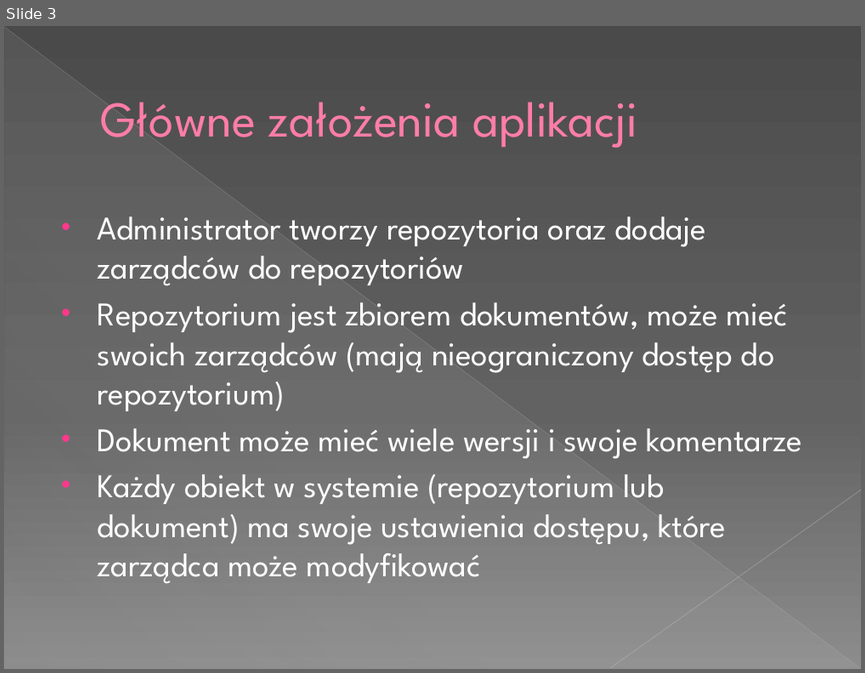
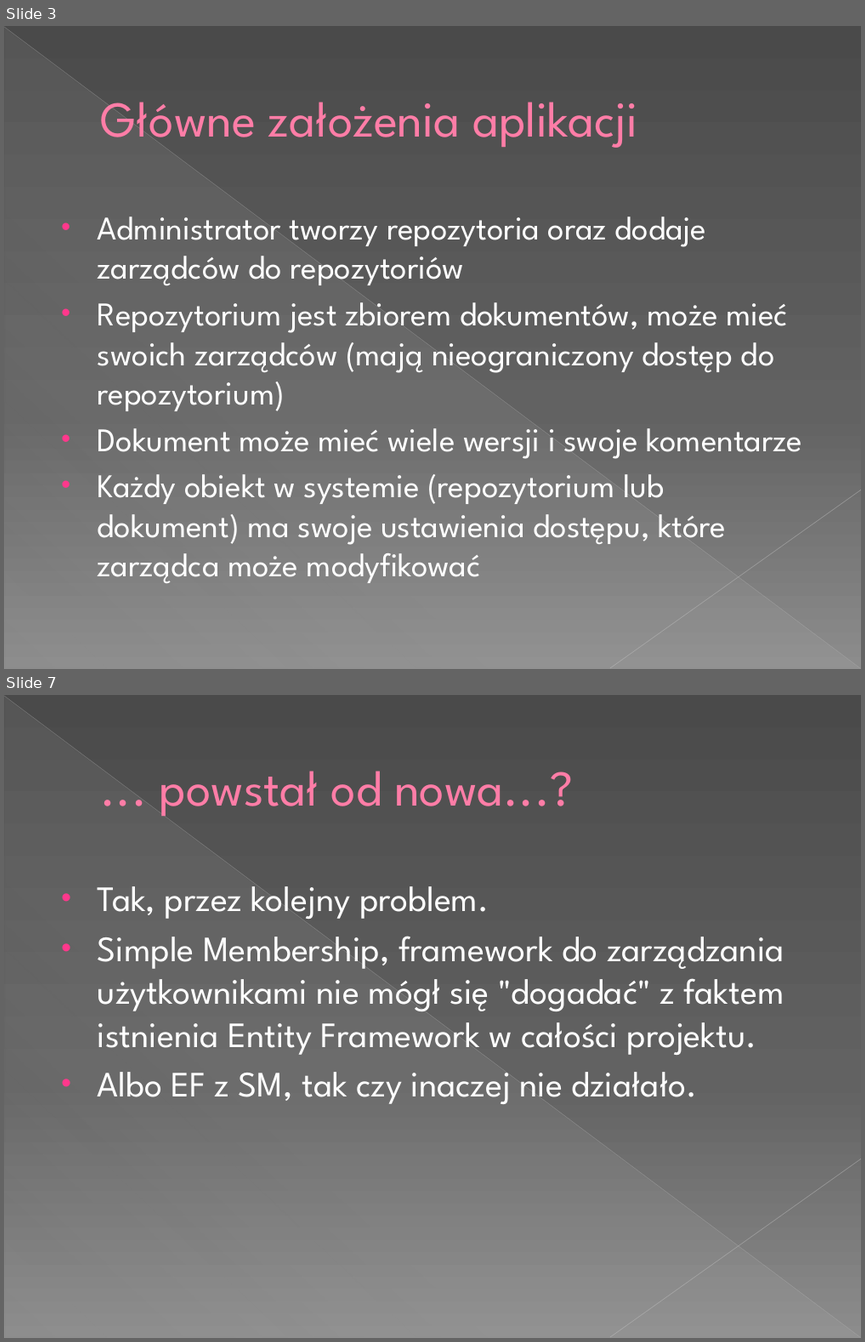
Before and after one commit to tMaxx/docspin, a slide deck: prez/112 Aplikacja do zarządzania obiegiem dokumentów.pptx. Shown one above the other, each under a label of ours: slide 3 before the commit, slides 3 and 7 after it; the slides between them are not shown. The pictures are 865x673 and 865x1342 pixels, drawn with LibreOffice and Linux fonts; fonts in the diff are those of the drawing. Boxes give left, top, right and bottom in pixels: in the first picture for what was removed or moved away, otherwise in the second. Text is boxed around its words. In the diff, an @@ line names an element or a change of style, - is before the commit and + after.

```diff
--- a/prez/112 Aplikacja do zarządzania obiegiem dokumentów.pptx
+++ b/prez/112 Aplikacja do zarządzania obiegiem dokumentów.pptx
@@ slide 7 added at (x1=4, y1=695, x2=861, y2=1338), background gradient #4A4A4A to #626262 to #8C8C8C; not listed: 3 template elements that a slide beside it also shows @@
@@ title added at (x1=160, y1=771, x2=573, y2=817), 42 pt, text #FF7DA7 @@
+... powstał od nowa...?
@@ text added at (x1=98, y1=886, x2=784, y2=1104), 30 pt, text #FFFFFF @@
+• Tak, przez kolejny problem.
+• Simple Membership, framework do zarządzania użytkownikami nie mógł się "dogadać" z faktem istnienia Entity Framework w całości projektu.
+• Albo EF z SM, tak czy inaczej nie działało.
```
Also in this commit, not shown: 1 slide changed, 15 other slides added, 2 slides removed.
